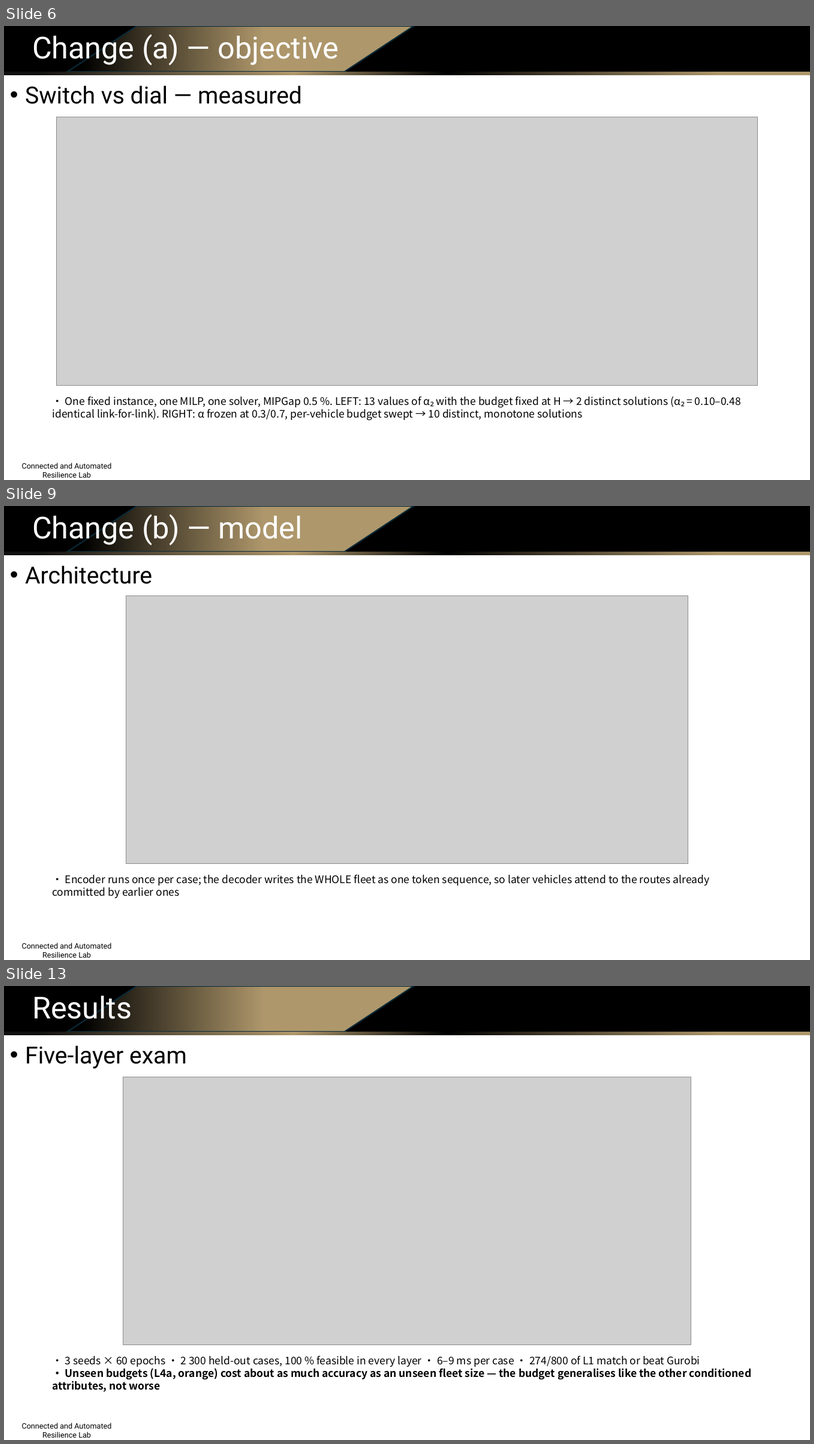
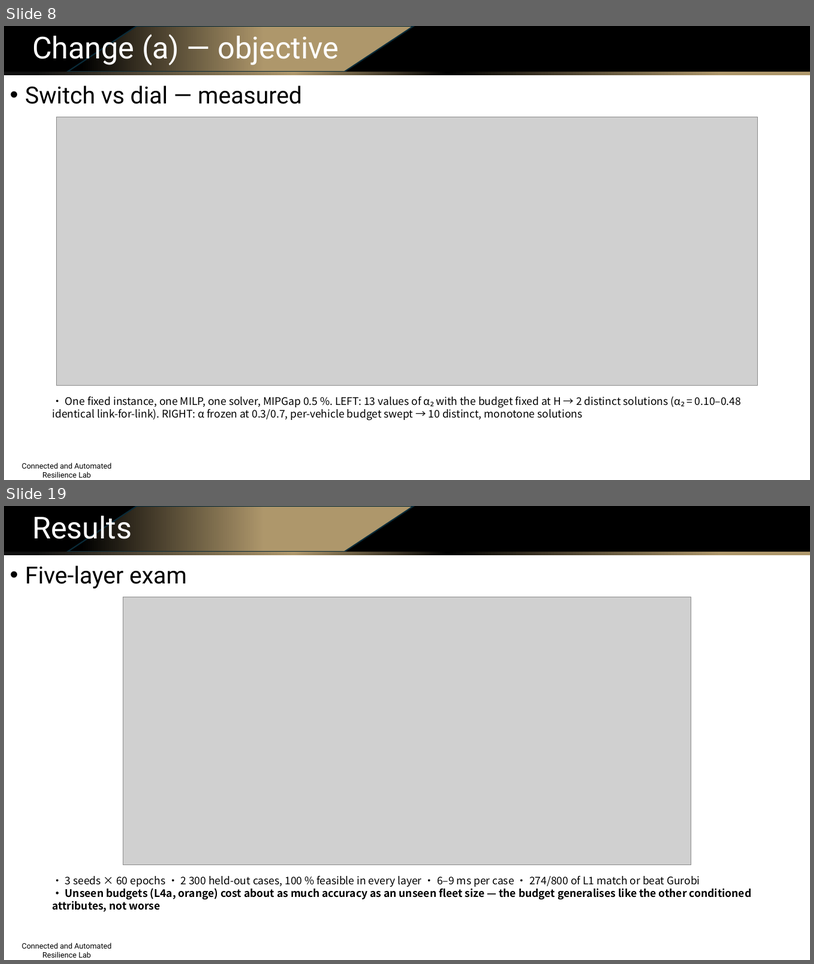
Before and after one commit to Dylan-Wyl10/RoboSense, a slide deck: experiments/20260804-budget-conditioning/ppt/sensing_routing_method_and_results.pptx. Shown one above the other, each under a label of ours: slides 6, 9 and 13 before the commit, slides 8 and 19 after it; the slides between them are not shown. The pictures are 814x1444 and 814x964 pixels, drawn with LibreOffice and Linux fonts; fonts in the diff are those of the drawing; grey boxes stand for pictures; background and template pictures are left out. Boxes give left, top, right and bottom in pixels: in the first picture for what was removed or moved away, otherwise in the second. Text is boxed around its words. In the diff, an @@ line names an element or a change of style, - is before the commit and + after.

Commit message:
deck v2 (21 slides): budget-assignment algorithm slide, before/after objectives, rigorous alpha-switch proofs (rendered equations), literature matrix+takeaway, split training/generation pipelines, native editable architecture diagrams (elbow connectors)

```diff
--- a/experiments/20260804-budget-conditioning/ppt/sensing_routing_method_and_results.pptx
+++ b/experiments/20260804-budget-conditioning/ppt/sensing_routing_method_and_results.pptx
@@ slide 9 removed at bbox=[4, 506, 810, 960], background #FFFFFF; not listed: 4 template elements that a slide beside it also shows @@
@@ text removed at bbox=[32, 511, 303, 546] @@
-Change (b) — model
@@ text removed at bbox=[25, 565, 152, 584] @@
-• Architecture
@@ picture removed at bbox=[126, 595, 689, 864] @@
@@ text removed at bbox=[52, 874, 710, 898] @@
-• Encoder runs once per case; the decoder writes the WHOLE fleet as one token sequence, so later vehicles attend to the routes already committed by earlier ones
@@ what was slide 6 is now slide 8 @@
@@ what was slide 13 is now slide 19 @@
```
Also in this commit, not shown: 6 slides changed, 11 slides added, 4 other slides removed, 13 other files.
